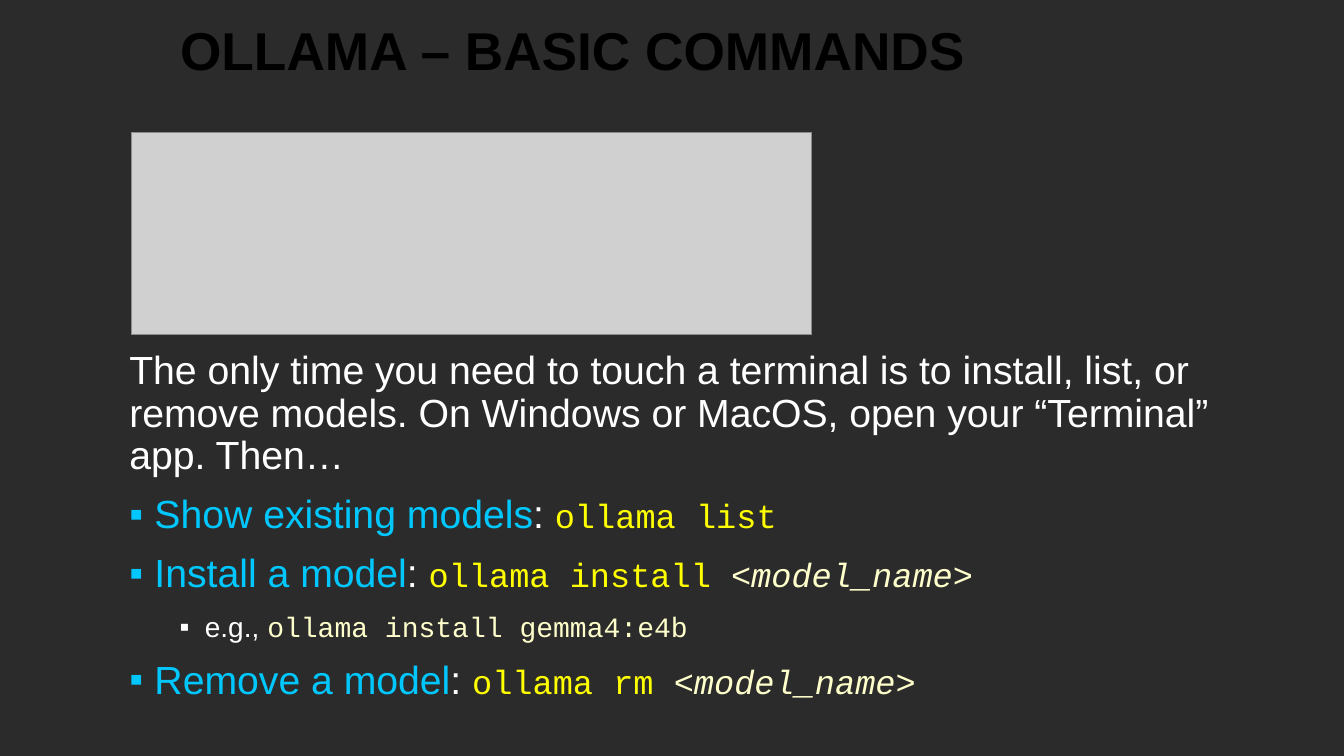
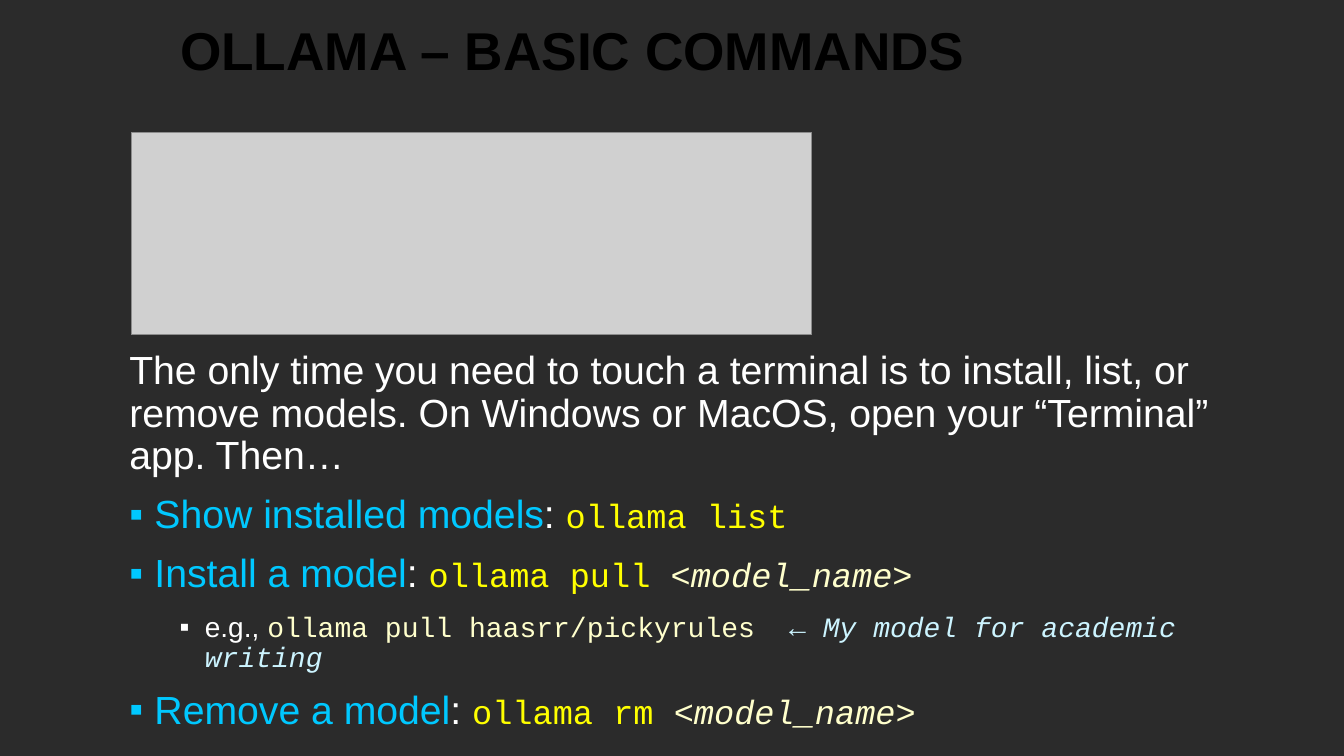
Before and after one commit to CSCI-1100/class_resources_public, a slide deck: slide 59 of downloads/ai_ml_slides.pptx. Drawn at 1344x756 pixels with LibreOffice and Linux fonts; fonts in the diff are those of the drawing; grey boxes stand for pictures; background and template pictures are left out; a plain dark background stands for a picture behind light text. Boxes give left, top, right and bottom in pixels: in the first picture for what was removed or moved away, otherwise in the second. Text is boxed around its words. In the diff, an @@ line names an element or a change of style, - is before the commit and + after.

Commit message:
Corrections to Ollama slides

```diff
--- a/downloads/ai_ml_slides.pptx
+++ b/downloads/ai_ml_slides.pptx
@@ text at [154,499,1176,643]: text changed; size 24 to 20 pt @@
-▪ Show existing models: ollama list
-▪ Install a model: ollama install <model_name>
-  ▪ e.g., ollama install gemma4:e4b
+▪ Show installed models: ollama list
+▪ Install a model: ollama pull <model_name>
+  ▪ e.g., ollama pull haasrr/pickyrules ← My model for academic writing
```
Also in this commit, not shown: 2 other slides changed, 3 other files.
